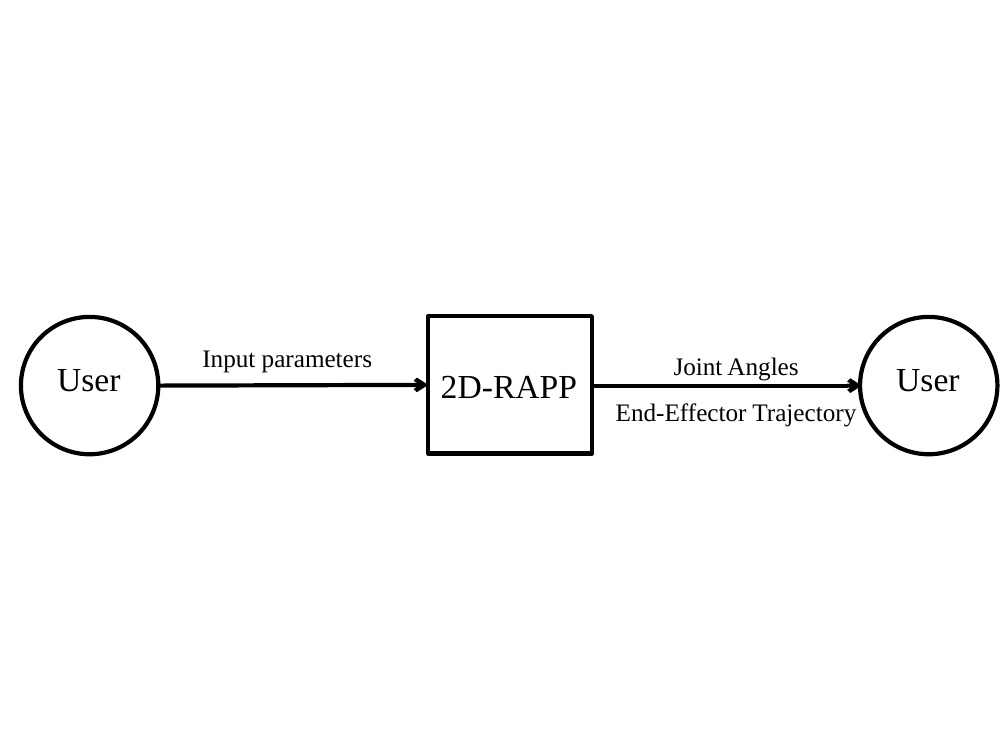
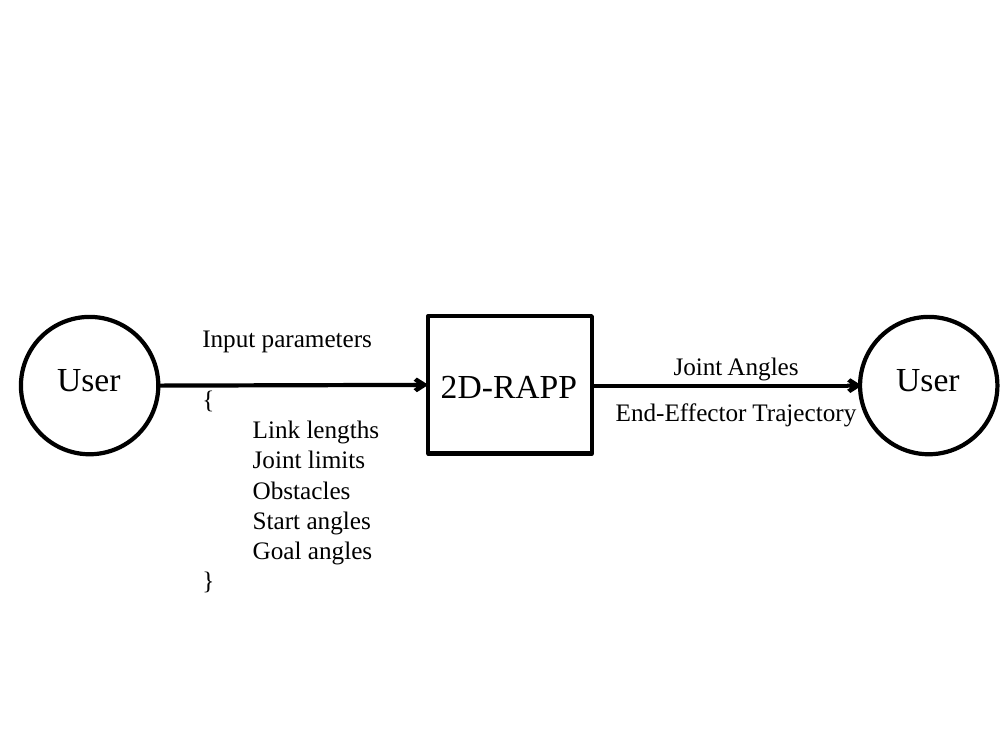
Before and after one commit to FangZiyang/CAS741-Ryan, a slide deck: slide 1 of docs/SRS/SystemContextFigure.pptx. Drawn at 1008x756 pixels with LibreOffice and Linux fonts; fonts in the diff are those of the drawing. Boxes give left, top, right and bottom in pixels: in the first picture for what was removed or moved away, otherwise in the second. Text is boxed around its words. In the diff, an @@ line names an element or a change of style, - is before the commit and + after.

```diff
--- a/docs/SRS/SystemContextFigure.pptx
+++ b/docs/SRS/SystemContextFigure.pptx
@@ text "Input parameters": place and size @@
-text "Input parameters" at bbox=[202, 350, 372, 373]
+text "Input parameters" at bbox=[202, 330, 380, 565]
@@ text at bbox=[253, 420, 380, 565]: paragraphs added @@
+{
+  Link lengths
+  Joint limits
+  Obstacles
+  Start angles
+  Goal angles
+}
```
Also in this commit, not shown: 4 other files.
